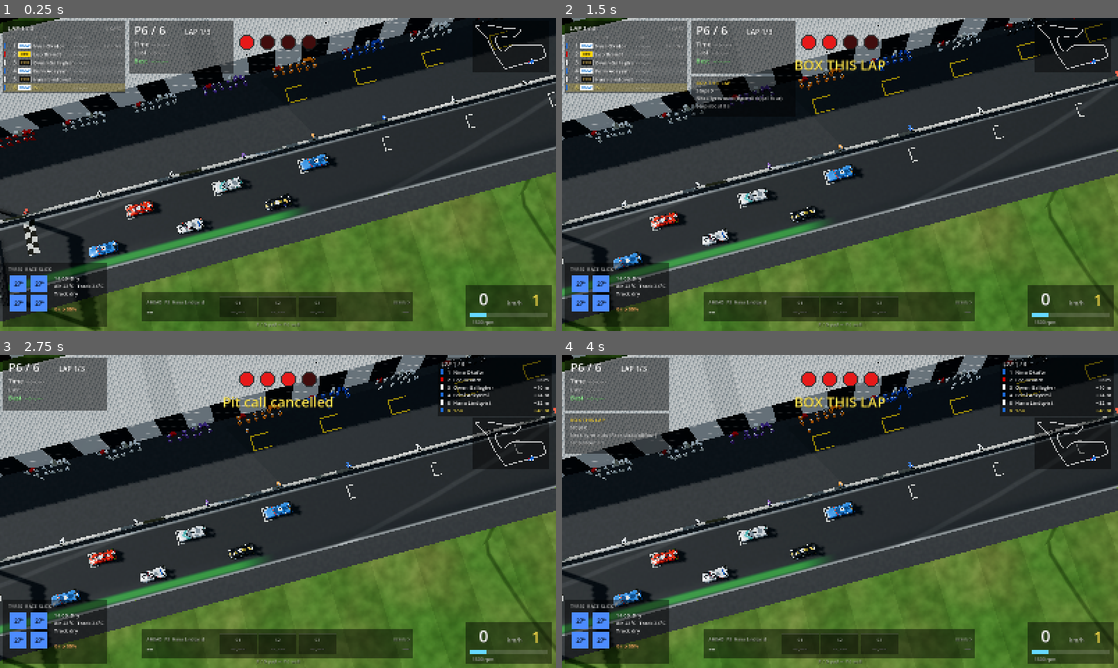
Above: before the commit, frames 1-4 (two rows, left to right).
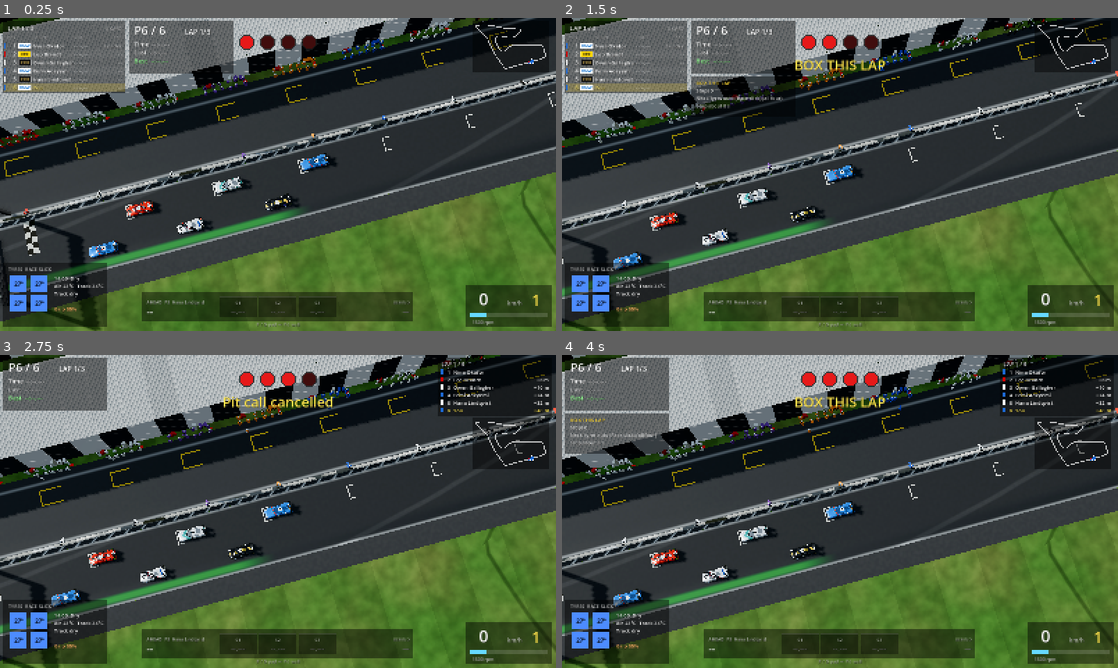
Above: after the commit, the same moments.

Repository: Beenster99/TDR
Game: Godot game, scene res://modules/game/race.tscn
The game is run twice, just before and just after one commit, with the same random seed, the same clock (stepped at 60 frames per second) and the same inputs. This scene is started directly instead of the project's main scene.
Inputs (mouse positions are in pixels of both pictures, inside the frame that each line leads up to):
- Up to frame 1 (0.25 s): no input
- Up to frame 2 (1.5 s): tap Enter (ui_accept) at 0.5, 0.77 s; move the mouse to (962, 158) at 0.52 s; hold D (steer_right) 0.53-1.25 s; hold B (pit_box) 0.53-1.25 s; click (962, 158) at 0.67 s; drag from (728, 190) to (812, 237) at 1.27 s
- Up to frame 3 (2.75 s): move the mouse to (333, 442) at 2.02 s; hold D (steer_right) from 2.03 s (still down); hold H (hud_tower) from 2.03 s (still down); tap B (pit_box) at 2.3 s
- Up to frame 4 (4 s): release D (steer_right) at 2.75 s; release H (hud_tower) at 2.75 s; drag from (812, 574) to (673, 464) at 2.77 s; tap Enter (ui_accept) at 3.5, 3.77 s; move the mouse to (1006, 558) at 3.52 s; hold A (steer_left) from 3.53 s (still down); hold N (pit_driver) from 3.53 s (still down); tap B (pit_box) at 3.8 s

The runs differ from the first frame. In frame 1, 4.2% of the frame differs, in the area x 0-100%, y 0-67%; in frame 2, 3.8%; in frame 3, 4.0%; in frame 4, 4.0%.

Commit message:
Pit lanes blend into the circuit: lane meets the track edge, heights ease in, painted lines and hatched merge
- TrackData.pit_surface_height: where the lane leaves and rejoins, its surface eases into
  the track edge's height (was up to 3.7 m off); level by the garages as before.
  surface_height_at checks the track first and eases the ground around the lane.
- TrackView: the lane is never drawn over the track (vertices stop at its edge), a tarmac
  verge fills narrow gaps to the track, run-off stops at the lane instead of lying across it.
- Road shader: painted pit lane edge lines and white hatching where the lane splits off.
- tests: test_pit_lane_blend; tests/pit_shot.tscn renders every track's pit entry and exit.

Co-Authored-By: Claude Opus 5.5 <noreply@anthropic.com>
Claude-Session: https://claude.ai/code/session_01RduChvV7evEiLk9kcyG3aT

Diff:
--- a/modules/graphics/module.json
+++ b/modules/graphics/module.json
@@ -1,7 +1,7 @@
 {
   "id": "graphics",
   "name": "Graphics",
-  "version": "2.5.1",
+  "version": "2.5.2",
   "status": "active",
   "summary": "Drawing the world in 3D: the track and terrain, trackside (trees, grandstands, pits), the Blender-built car models with liveries, sun, sky, weather and the camera.",
   "depends": {
--- a/modules/graphics/shaders/road.gdshader
+++ b/modules/graphics/shaders/road.gdshader
@@ -4,6 +4,8 @@
 //   COLOR.a  : 1 = asphalt, 0.75 = kerb, 0.5 = tarmac run-off, 0.25 = gravel, 0 = pit lane
 //   UV.x     : distance along the track (m), UV.y : lateral offset (m)
 //   UV2.x    : offset from the racing line (m), UV2.y : distance to the track edge (m)
+//   (pit lane: UV.y = offset, + towards the garages; UV2.x = 1 where hatched;
+//    UV2.y = distance inside the lane's painted edge)
 // Height cues for elevation (vertex height): rungs every rung_step metres.
 
 uniform sampler2D noise : filter_linear_mipmap, repeat_enable;
@@ -66,9 +68,19 @@
 		c = vec3(0.5, 0.4, 0.26) * (0.8 + 0.35 * n3) * (0.9 + 0.15 * n1);
 		rough = 0.97;
 	} else {
-		// pit lane asphalt (smoother, a touch lighter)
+		// pit lane asphalt (smoother, a touch lighter), with painted edge
+		// lines (UV2.y = distance inside the lane's edge) and white hatching
+		// on the track side where the lane splits off or merges (UV2.x = 1,
+		// UV.y < 0 = track side of the lane, UV.x = metres along the lane)
 		c = vec3(0.13, 0.127, 0.123) * (0.9 + 0.15 * n1);
-		rough = 0.75;
+		float paa = fwidth(UV2.y) * 1.2 + 0.001;
+		float pline = smoothstep(0.1 - paa, 0.1 + paa, UV2.y) * (1.0 - smoothstep(0.35 - paa, 0.35 + paa, UV2.y));
+		float gore = step(0.5, UV2.x) * step(UV.y, 0.0) * smoothstep(0.6, 0.9, -UV2.y);
+		float hx = fract((UV.x + UV.y * 1.2) / 3.0);
+		float haa = fwidth(UV.x) / 3.0 + 0.002;
+		float hatch = gore * smoothstep(0.0, haa, hx) * (1.0 - smoothstep(0.22 - haa, 0.22 + haa, hx));
+		c = mix(c, vec3(0.8, 0.8, 0.78) * (0.92 + 0.08 * n3), max(pline, hatch * 0.9));
+		rough = 0.75 - 0.05 * pline;
 	}
 	vec3 L = normalize(light_dir);
 	c *= clamp(1.0 + hillshade * 0.6 * (dot(normalize(wn), L) - L.y), 0.5, 1.5);
--- a/modules/graphics/track_view.gd
+++ b/modules/graphics/track_view.gd
@@ -358,6 +358,8 @@
 	var edge: float = (track.width_right[k] if off >= 0.0 else track.width_left[k]) + track.kerb_width
 	if absf(off) <= edge + 0.01 or not has_elevation():
 		return height(s, off)
+	if _pit_rect.has_point(q):   # the ground eases into the pit lane here
+		return track.surface_height_at(q, k)
 	var road := height(s, signf(off) * edge)
 	if track.terrain_size == Vector2i.ZERO:
 		return road
@@ -428,6 +430,14 @@
 	if absf(c) > 1e-4:
 		var e := (track.width_right[i] if side > 0 else track.width_left[i]) + track.kerb_width
 		w = clampf(0.8 / absf(c) - e, 0.0, w)
+	# Beside the pit lane the run-off stops at the lane (the lane's own verge
+	# fills a narrow gap), so it never lies across the lane in a slab.
+	if track.has_pit_lane() and side == track.pit_side:
+		var e := (track.width_right[i] if side > 0 else track.width_left[i]) + track.kerb_width
+		var q := track.points[i] + track.vertex_normal(i) * side * e
+		if _pit_rect.has_point(q):
+			var room: float = track.project_pit(q)["dist"] - track.pit_width * 0.5 - PIT_SHOULDER
+			w = clampf(room, 0.0, w)
 	return w
 
 
@@ -626,33 +636,90 @@
 
 # --- Pit lane ----------------------------------------------------------------------
 
+const PIT_LIFT := 0.045        ## above the run-off and asphalt, under the kerbs
+const PIT_SHOULDER := 1.5      ## m of tarmac beside the lane's painted edges
+const PIT_GORE_FULL := 8.0     ## lane this close to the track: tarmac all the way across
+const PIT_GORE_END := 16.0     ## and by here only the shoulder
+
+
+## Height for paint on the pit lane at a point.
+func _pit_paint_y(p: Vector2) -> float:
+	return surface_height(p) + PIT_LIFT + 0.015
+
+
+## Width of the track on the pit side at a projected point.
+func _pit_side_edge(q: Dictionary) -> float:
+	return q["w_right"] if track.pit_side > 0.0 else q["w_left"]
+
+
+## How far a projected point is beyond the track's edge on the pit side
+## (negative = on the track, or past it on the other side).
+func _pit_gap(q: Dictionary) -> float:
+	return float(q["offset"]) * track.pit_side - _pit_side_edge(q)
+
+
 func _build_pit_lane() -> void:
 	var path := track.pit_path
 	var w := track.pit_width
+	var h := w * 0.5
+	var ps := track.pit_side
 	var st := SurfaceTool.new()
 	st.begin(Mesh.PRIMITIVE_TRIANGLES)
+	# Across the lane, from the track side to the garage side (lane offsets
+	# times pit_side, so + is towards the garages): a verge on the track side
+	# (which fills the whole gap to the track where the lane is splitting off
+	# or merging), the lane itself, and a narrow shoulder by the garages.
+	var across := [-h - PIT_SHOULDER, -h, -h * 0.5, 0.0, h * 0.5, h, h + PIT_SHOULDER]
+	var cols := across.size()
 	var m := path.size()
+	var hint := -1
 	for i in m:
 		var d := track.pit_cum[i]
 		var dir := (path[mini(i + 1, m - 1)] - path[maxi(i - 1, 0)]).normalized()
-		var nrm := Vector2(-dir.y, dir.x)
-		for l in 3:
-			var off := lerpf(-w * 0.5 - 1.5, w * 0.5 + 1.5, l / 2.0)
+		var nrm := Vector2(-dir.y, dir.x) * ps   # towards the garages
+		# The verge on the track side: tarmac right up to the track's edge
+		# while the gap is narrow (hatched where the lane splits off).
+		var inner := path[i] - nrm * h
+		var qi := track.project(inner, hint)
+		hint = qi["idx"]
+		var gap := _pit_gap(qi)
+		var fill := 1.0 - smoothstep(PIT_GORE_FULL, PIT_GORE_END, gap)
+		var gore := 1.0 if gap > 0.3 and fill > 0.5 else 0.0
+		for c in cols:
+			var off: float = across[c]
 			var q := path[i] + nrm * off
+			if c == 0:
+				var edge_pt := track.position_at(qi["s"], ps * _pit_side_edge(qi))
+				q = q.lerp(edge_pt, fill) if gap > 0.0 else edge_pt
+			# Never on top of the track: anything inside its edge is moved to
+			# the edge, so the lane meets the track exactly at its edge line.
+			var qt := track.project(q, hint)
+			if _pit_gap(qt) < 0.0:
+				q = track.position_at(qt["s"], ps * _pit_side_edge(qt))
+				qt = track.project(q, hint)
+			var lane_off := (q - path[i]).dot(nrm)
 			st.set_color(Color(1, 1, 1, K_PIT))
-			st.set_uv(Vector2(d, off))
-			st.set_uv2(Vector2(99.0, 99.0))
-			st.add_vertex(Vector3(q.x, pit_height(d) + 0.025, q.y))
+			st.set_uv(Vector2(d, lane_off))
+			st.set_uv2(Vector2(gore, h - absf(lane_off)))
+			st.add_vertex(Vector3(q.x, track.surface_height_at(q, qt["idx"]) + PIT_LIFT, q.y))
 	for i in m - 1:
-		for l in 2:
-			var a := i * 3 + l
-			var b := a + 3
-			st.add_index(a)
-			st.add_index(b)
-			st.add_index(a + 1)
-			st.add_index(a + 1)
-			st.add_index(b)
-			st.add_index(b + 1)
+		for l in cols - 1:
+			var a := i * cols + l
+			var b := a + cols
+			if ps > 0.0:
+				st.add_index(a)
+				st.add_index(b)
+				st.add_index(a + 1)
+				st.add_index(a + 1)
+				st.add_index(b)
+				st.add_index(b + 1)
+			else:
+				st.add_index(a)
+				st.add_index(a + 1)
+				st.add_index(b)
+				st.add_index(a + 1)
+				st.add_index(b + 1)
+				st.add_index(b)
 	_mesh_node(st, road_material, "PitLane")
 	# pit wall on the track side, speed-limit lines and the boxes
 	var wall: Array = []
@@ -676,14 +743,14 @@
 		var b := track.pit_position_at(lim, w * 0.5)
 		var dir := (b - a).normalized()
 		var fwd := Vector2(dir.y, -dir.x) * 0.3
-		_flat(mk, a, b, b + fwd, a + fwd, pit_height(lim) + 0.04, Color(0.9, 0.9, 0.88))
+		_flat(mk, a, b, b + fwd, a + fwd, _pit_paint_y((a + b) * 0.5), Color(0.9, 0.9, 0.88))
 	var yellow := Color(0.95, 0.82, 0.2)
 	for i in track.pit_box_count:
 		var box := track.pit_box(i)
 		var bd := Vector2.from_angle(box["heading"])
 		var bn := Vector2(-bd.y, bd.x)
 		var c: Vector2 = box["pos"]
-		var y := pit_height(track.project_pit(c).get("d", 0.0)) + 0.04
+		var y := _pit_paint_y(c)
 		var corners := [c - bd * 2.6 - bn * 1.4, c + bd * 2.6 - bn * 1.4, c + bd * 2.6 + bn * 1.4, c - bd * 2.6 + bn * 1.4]
 		for k in 4:
 			var a: Vector2 = corners[k]
--- a/modules/tracks/module.json
+++ b/modules/tracks/module.json
@@ -1,7 +1,7 @@
 {
   "id": "tracks",
   "name": "Tracks",
-  "version": "1.3.2",
+  "version": "1.4.0",
   "status": "active",
   "summary": "Circuit layouts: centre line, widths, racing line, sectors, surfaces (track, kerb, grass, barrier), grid  …(212 unchanged characters)…
   "depends": {
--- a/modules/tracks/track_data.gd
+++ b/modules/tracks/track_data.gd
@@ -60,6 +60,10 @@
 var pit_limit_end: float = 0.0     ## and ends
 var pit_box_count: int = 30
 var _pit_bounds := Rect2()
+## Pit lane surface: how far beside the lane the ground eases into it, and
+## how far from the track's edge the lane still follows the track's height.
+const PIT_VERGE_M := 10.0
+const PIT_JOIN_GAP_M := 30.0
 
 ## Elevation (empty / zero when a track has none: everything below then
 ## returns flat values, so callers can use it unconditionally).
@@ -487,16 +491,53 @@
 	var q := project(pos, hint)
 	var off: float = q["offset"]
 	var edge: float = q["w_right"] if off >= 0.0 else q["w_left"]
-	if has_pit_lane() and pit_height.size() == pit_path.size() and in_pit_lane(pos):
-		return pit_height_at(project_pit(pos)["d"])
 	if absf(off) <= edge + kerb_width:
 		return height_at(q["s"], off)
 	var road := height_at(q["s"], signf(off) * (edge + kerb_width))
-	if terrain_size == Vector2i.ZERO:
-		return road
-	# Run-off follows the road's edge, then eases into the hillside.
-	var t := clampf((absf(off) - edge - kerb_width) / (runoff + 60.0), 0.0, 1.0)
-	return lerpf(road, ground_height_at(pos), t * t * (3.0 - 2.0 * t))
+	var h := road
+	if terrain_size != Vector2i.ZERO:
+		# Run-off follows the road's edge, then eases into the hillside.
+		var t := clampf((absf(off) - edge - kerb_width) / (runoff + 60.0), 0.0, 1.0)
+		h = lerpf(road, ground_height_at(pos), t * t * (3.0 - 2.0 * t))
+	# The pit lane and the ground just around it (so it sits in a smooth
+	# verge, not on a step).
+	if has_pit_lane() and _pit_bounds.grow(PIT_VERGE_M).has_point(pos):
+		var pp := project_pit(pos)
+		var out: float = pp["dist"] - pit_width * 0.5
+		if out < PIT_VERGE_M:
+			var lane := pit_surface_height(pos, pp["d"], q)
+			h = lerpf(h, lane, 1.0 - smoothstep(1.5, PIT_VERGE_M, out))
+	return h
+
+
+## Height of the pit lane's surface at a point on (or beside) it, d pit metres
+## along. Away from the track it is the lane's own surveyed height; where the
+## lane leaves and rejoins the circuit it eases into the height of the
+## track's edge, so the two meet without a step. q = project(pos) if known.
+func pit_surface_height(pos: Vector2, d: float, q := {}) -> float:
+	if not has_elevation():
+		return 0.0
+	var own := pit_height_at(d)
+	var w := pit_join_weight(d)
+	if w <= 0.0:
+		return own
+	if q.is_empty():
+		q = project(pos)
+	var off: float = q["offset"]
+	var edge: float = q["w_right"] if off >= 0.0 else q["w_left"]
+	if absf(off) <= edge:
+		return height_at(q["s"], off)
+	var road := height_at(q["s"], signf(off) * edge)
+	var gap := absf(off) - edge
+	return lerpf(own, road, w * (1.0 - smoothstep(0.0, PIT_JOIN_GAP_M, gap)))
+
+
+## How much the lane follows the track's height d pit metres along: 1 at the
+## ends, easing to 0 by the speed-limit zone (garages and boxes stay level).
+func pit_join_weight(d: float) -> float:
+	var a := maxf(pit_limit_start, 30.0)
+	var b := minf(pit_limit_end, pit_length - 30.0)
+	return maxf(1.0 - smoothstep(0.0, a, d), smoothstep(b, pit_length, d))
 
 
 ## Terrain height (bilinear on the grid); 0 without terrain data.
--- /dev/null
+++ b/tests/pit_shot.gd
@@ -0,0 +1,57 @@
+extends Node
+## Screenshots of each track's pit entry and pit exit from above, to check how
+## the pit lane joins the circuit (needs a GPU or xvfb + mesa vulkan):
+##   godot --path . res://tests/pit_shot.tscn -- <out_dir> [track,track,...] [zoom px/m]
+## Saves <out_dir>/<track>_entry.png and <track>_exit.png.
+
+func _ready() -> void:
+	var a := Array(OS.get_cmdline_user_args()).filter(func(x): return not str(x).begins_with("--"))
+	var out: String = a[0] if a.size() > 0 else "user://pits"
+	var ids: Array = str(a[1]).split(",") if a.size() > 1 and str(a[1]) != "all" else TrackCatalog.list_all().map(func(d): return d["id"])
+	var zoom: float = float(a[2]) if a.size() > 2 else 5.0
+	DirAccess.make_dir_recursive_absolute(out)
+	for id in ids:
+		var t := TrackCatalog.load_track(id)
+		if t == null or not t.has_pit_lane():
+			continue
+		var w := WorldView.new()
+		add_child(w)
+		w.setup(t, null)
+		for n in OS.get_environment("PIT_SHOT_HIDE").split(",", false):   # debugging: hide meshes by name
+			for parent in [w.track_view, w.trackside]:
+				for ch in parent.get_children():
+					if str(ch.name).begins_with(n):
+						ch.visible = false
+		if OS.get_environment("PIT_SHOT_PATH") != "":   # debugging: the pit path in red, track centre in blue
+			var im := ImmediateMesh.new()
+			var mat := StandardMaterial3D.new()
+			mat.shading_mode = BaseMaterial3D.SHADING_MODE_UNSHADED
+			mat.vertex_color_use_as_albedo = true
+			mat.no_depth_test = true
+			im.surface_begin(Mesh.PRIMITIVE_LINES, mat)
+			for j in t.pit_path.size() - 1:
+				for p in [t.pit_path[j], t.pit_path[j + 1]]:
+					im.surface_set_color(Color.RED)
+					im.surface_add_vertex(Vector3(p.x, t.surface_height_at(p) + 0.3, p.y))
+			for j in t.point_count():
+				for p in [t.points[j], t.points[(j + 1) % t.point_count()]]:
+					im.surface_set_color(Color.BLUE)
+					im.surface_add_vertex(Vector3(p.x, t.surface_height_at(p) + 0.3, p.y))
+			im.surface_end()
+			var mi := MeshInstance3D.new()
+			mi.mesh = im
+			w.add_child(mi)
+		# frame the first / last ~110 m of the lane: where it leaves and rejoins
+		var spots := {"entry": t.pit_position_at(55.0), "exit": t.pit_position_at(t.pit_length - 55.0)}
+		for dd in OS.get_environment("PIT_SHOT_D").split(",", false):   # more spots, in pit metres
+			spots["d" + dd] = t.pit_position_at(float(dd))
+		for k in spots:
+			for i in 8:
+				w.set_camera(spots[k], zoom)
+				await get_tree().process_frame
+			await RenderingServer.frame_post_draw
+			get_viewport().get_texture().get_image().save_png("%s/%s_%s.png" % [out, id, k])
+			print("saved ", id, " ", k)
+		w.queue_free()
+		await get_tree().process_frame
+	get_tree().quit()
--- /dev/null
+++ b/tests/pit_shot.tscn
@@ -0,0 +1,6 @@
+[gd_scene load_steps=2 format=3]
+
+[ext_resource type="Script" path="res://tests/pit_shot.gd" id="1"]
+
+[node name="PitShot" type="Node"]
+script = ExtResource("1")
--- a/tests/run_tests.gd
+++ b/tests/run_tests.gd
@@ -54,6 +54,7 @@
 	test_active_pad()
 	test_hud_timing()
 	test_graphics_effects()
+	test_pit_lane_blend()
 	test_settings_and_units()
 	test_rebinding()
 	test_grid_limits()
@@ -2115,6 +2116,27 @@
 		DirAccess.remove_absolute(ProjectSettings.globalize_path(g))
 
 
+## Pit lanes join the circuit without a step: where a lane leaves or rejoins
+## the track, the ground just beyond the track's edge on the pit side is at
+## the edge's height, and by the garages the lane keeps its own height.
+func test_pit_lane_blend() -> void:
+	print("pit lane blend")
+	for d in TrackCatalog.list_all():
+		var t := TrackCatalog.load_track(d["id"])
+		if not t.has_pit_lane() or not t.has_elevation():
+			continue
+		var worst := 0.0
+		for end_d in [6.0, 12.0, 20.0, t.pit_length - 20.0, t.pit_length - 12.0, t.pit_length - 6.0]:
+			var q := t.project(t.pit_position_at(end_d))
+			var edge: float = q["w_right"] if t.pit_side > 0.0 else q["w_left"]
+			var at_edge := t.height_at(q["s"], t.pit_side * edge)
+			var beyond := t.surface_height_at(t.position_at(q["s"], t.pit_side * (edge + 0.5)), q["idx"])
+			worst = maxf(worst, absf(beyond - at_edge))
+		var mid := (t.pit_limit_start + t.pit_limit_end) * 0.5
+		var own := absf(t.surface_height_at(t.pit_position_at(mid)) - t.pit_height_at(mid))
+		check(worst < 0.15 and own < 0.01, "%s: pit lane meets the track's edge (step %.2f m) and is level by the garages (%.2f m)" % [d["id"], worst, own])
+
+
 ## Graphics effects: run-off and gravel are drawn at the height cars are
 ## drawn at (cars used to vanish under them on hilly tracks), and a pit
 ## crew does a stop (jacks the car up, takes the wheels off, puts them back).
Not shown, added: tests/pit_shot.gd.uid
Not shown, changed: docs/MODULES.md
